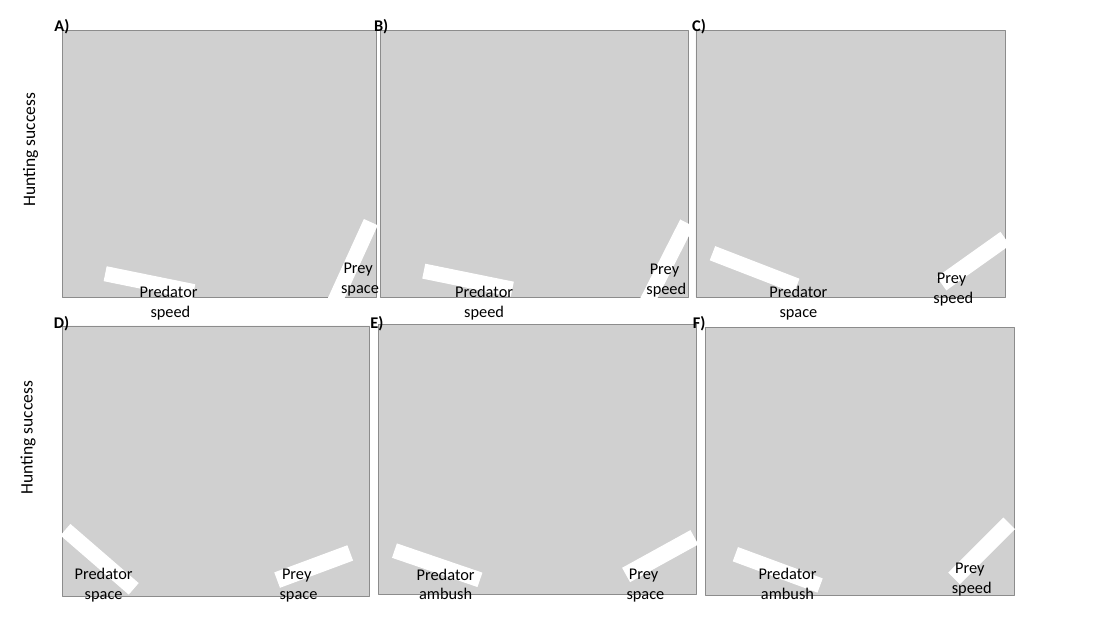
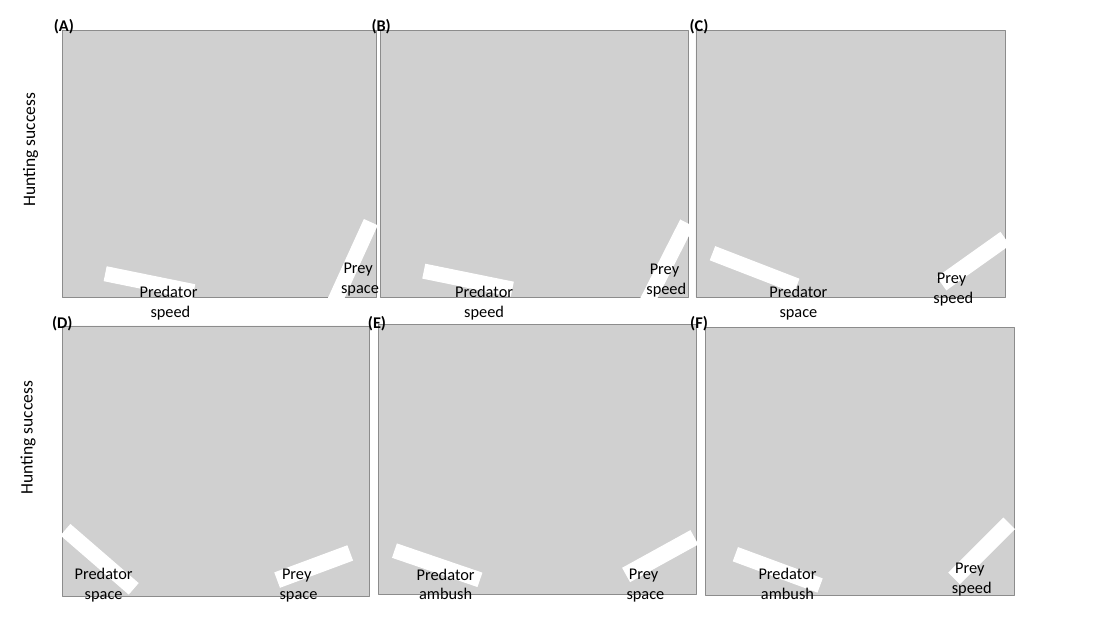
Before and after one commit to quantitative-ecologist/predator-foraging-mode-videogames, a slide deck: slide 2 of outputs/04_figure4.pptx. Drawn at 1120x630 pixels with LibreOffice and Linux fonts; fonts in the diff are those of the drawing; grey boxes stand for pictures. Boxes give left, top, right and bottom in pixels: in the first picture for what was removed or moved away, otherwise in the second. Text is boxed around its words. In the diff, an @@ line names an element or a change of style, - is before the commit and + after.

```diff
--- a/outputs/04_figure4.pptx
+++ b/outputs/04_figure4.pptx
@@ text at [54,18,74,36]: text changed @@
-A)
+(A)
@@ text at [372,18,391,36]: text changed @@
-B)
+(B)
@@ text at [690,18,709,36]: text changed @@
-C)
+(C)
@@ text at [52,315,72,333]: text changed @@
-D)
+(D)
@@ text at [368,315,386,333]: text changed @@
-E)
+(E)
@@ text at [690,315,708,333]: text changed @@
-F)
+(F)
```
Also in this commit, not shown: 15 other files.
